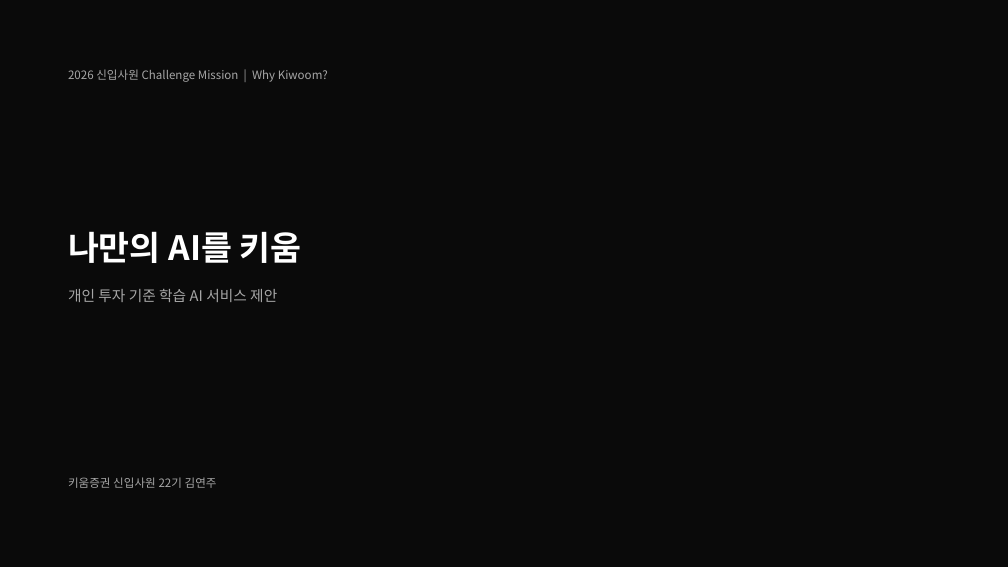
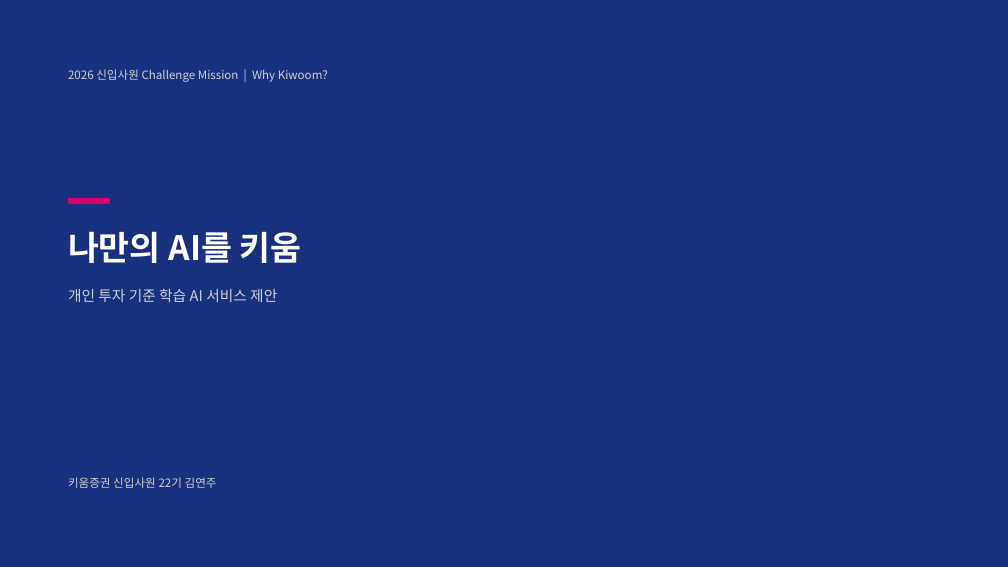
Before and after one commit to kjhoeakjy/why-kw, a slide deck: slide 1 of docs/deck/WhyKiwoom_AI_FACTORY.pptx. Drawn at 1008x567 pixels with LibreOffice and Linux fonts; fonts in the diff are those of the drawing. Boxes give left, top, right and bottom in pixels: in the first picture for what was removed or moved away, otherwise in the second. Text is boxed around its words. In the diff, an @@ line names an element or a change of style, - is before the commit and + after.

```diff
--- a/docs/deck/WhyKiwoom_AI_FACTORY.pptx
+++ b/docs/deck/WhyKiwoom_AI_FACTORY.pptx
@@ background #0A0A0A to #18307E @@
@@ rectangle added at (68, 198, 110, 203), fill #D6006F, outline #D6006F 1 pt @@
@@ text colour #A6A6A6 to #D0D0D0 in 3 elements at (68, 69, 328, 82), (68, 289, 277, 302), (68, 477, 217, 488) @@
```
Also in this commit, not shown: 4 other slides changed, 7 other files.
